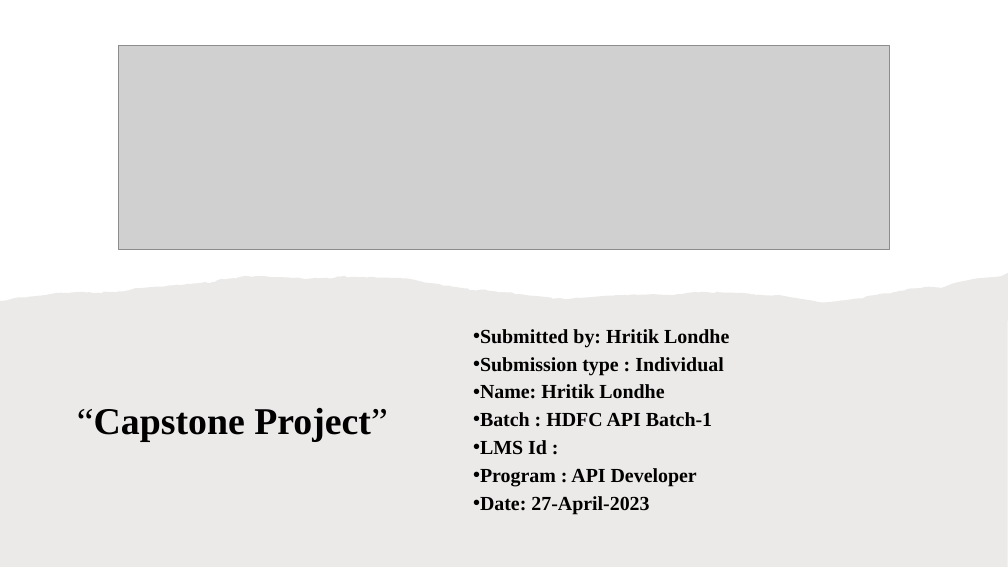
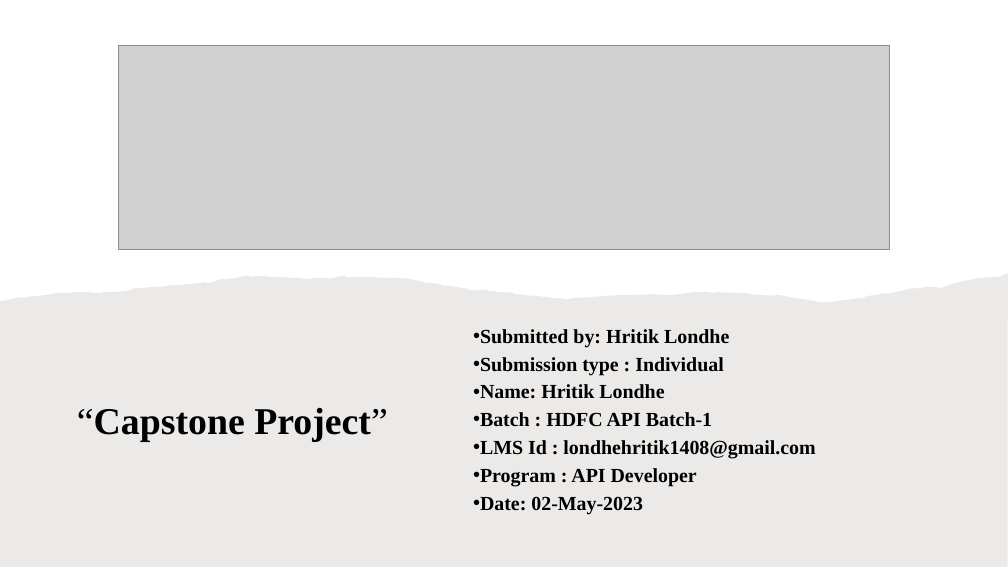
Before and after one commit to Hritiklondhe/CapstoneHDFC, a slide deck: slide 1 of Hritik Londe Capstone Project.pptx. Drawn at 1008x567 pixels with LibreOffice and Linux fonts; fonts in the diff are those of the drawing; grey boxes stand for pictures. Boxes give left, top, right and bottom in pixels: in the first picture for what was removed or moved away, otherwise in the second. Text is boxed around its words. In the diff, an @@ line names an element or a change of style, - is before the commit and + after.

```diff
--- a/Hritik Londe Capstone Project.pptx
+++ b/Hritik Londe Capstone Project.pptx
@@ text at (480, 440, 815, 459): text changed @@
-• LMS Id :
+• LMS Id : londhehritik1408@gmail.com
@@ text at (480, 496, 643, 515): text changed @@
-• Date: 27-April-2023
+• Date: 02-May-2023
```
Also in this commit, not shown: 1 other slide changed.
